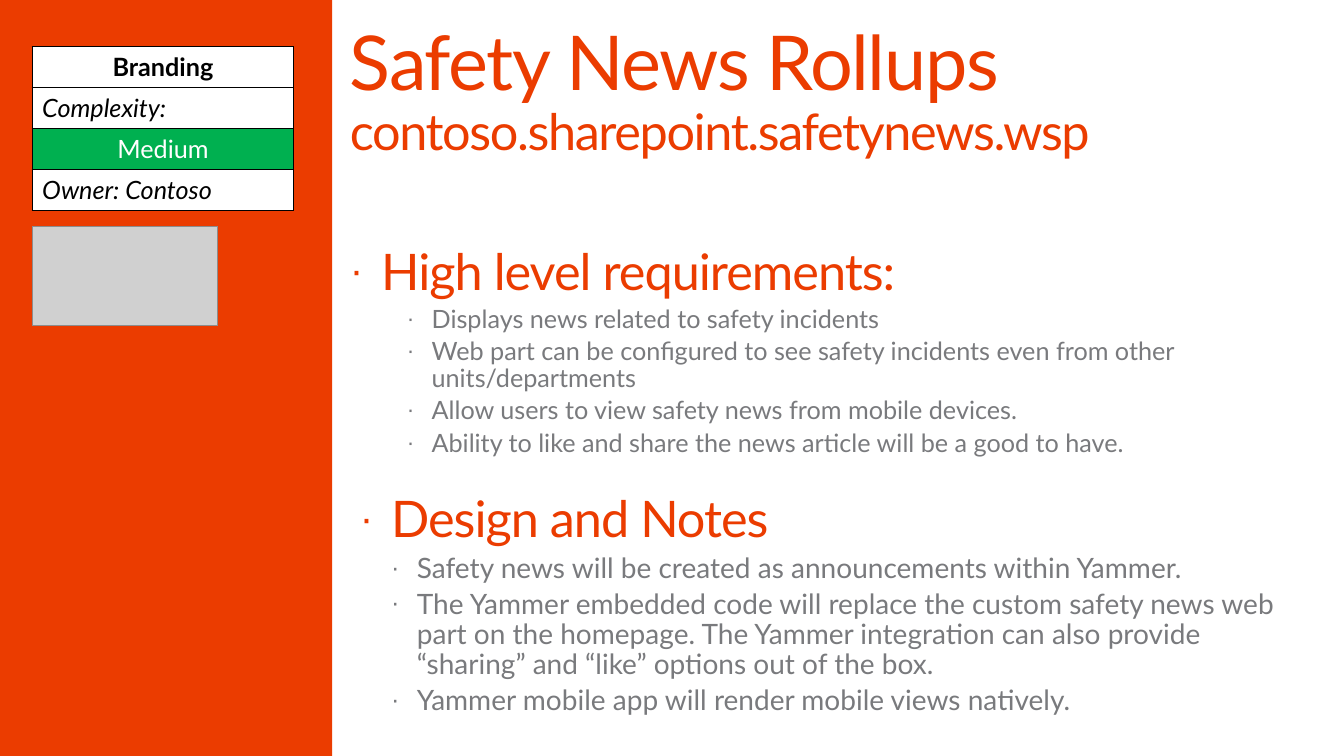
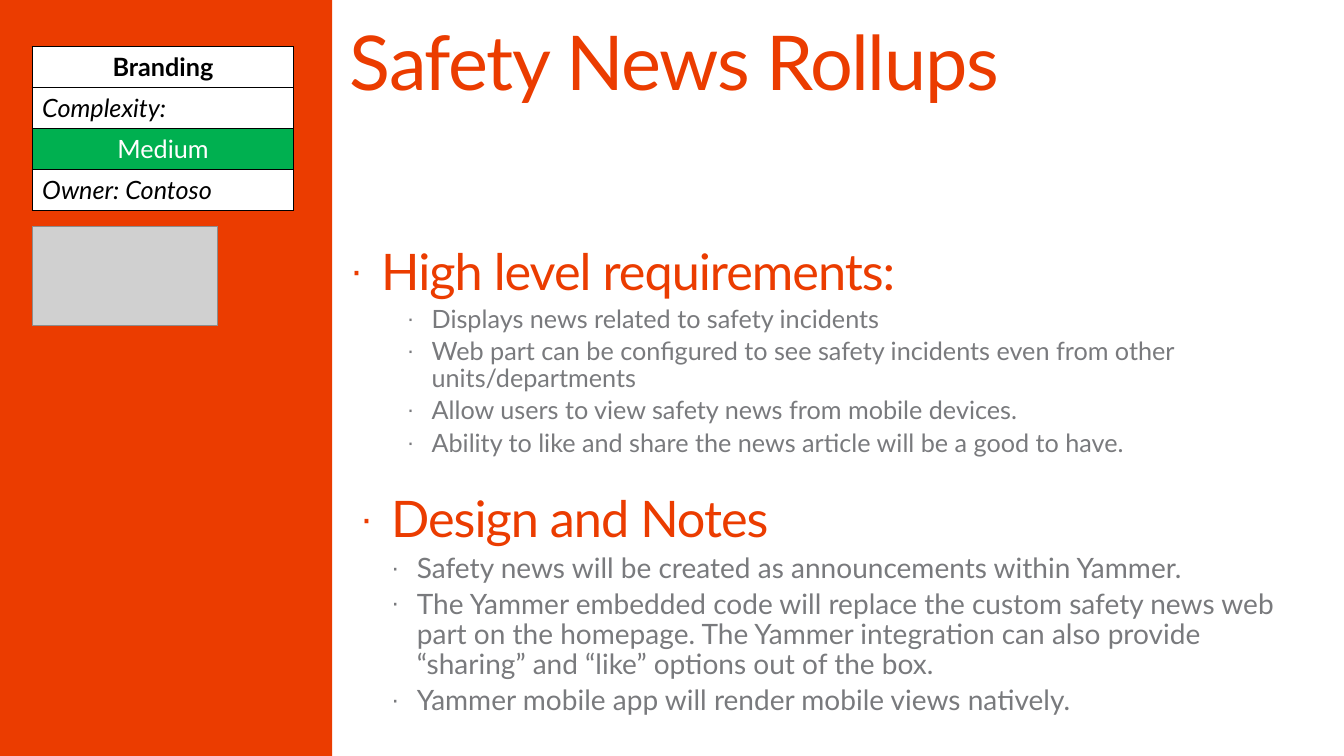
Before and after one commit to SharePoint/PnP-Guidance, a slide deck: slide 16 of PnP Transformation Process/Samples/PnP Transformation - Solution Design Report - Contoso.pptx. Drawn at 1344x756 pixels with LibreOffice and Linux fonts; fonts in the diff are those of the drawing; grey boxes stand for pictures; background and template pictures are left out. Boxes give left, top, right and bottom in pixels: in the first picture for what was removed or moved away, otherwise in the second. Text is boxed around its words. In the diff, an @@ line names an element or a change of style, - is before the commit and + after.

```diff
--- a/PnP Transformation Process/Samples/PnP Transformation - Solution Design Report - Contoso.pptx
+++ b/PnP Transformation Process/Samples/PnP Transformation - Solution Design Report - Contoso.pptx
@@ title at <box>350,34,999,103</box>: text changed; size 36 to 54 pt @@
-Safety News Rollups
-contoso.sharepoint.safetynews.wsp
+Safety News Rollups
```
Also in this commit, not shown: 3 other slides changed, 1 other file.
